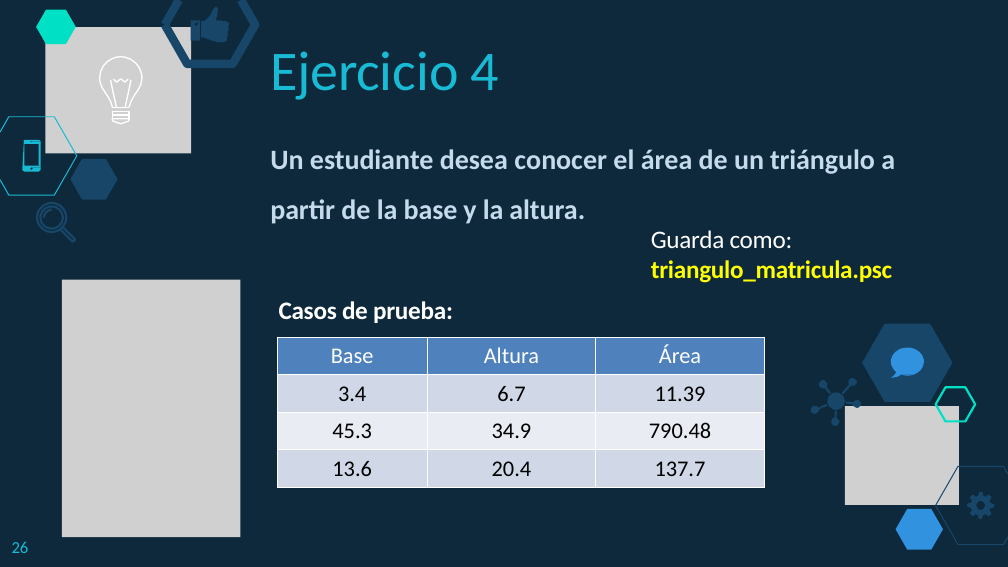
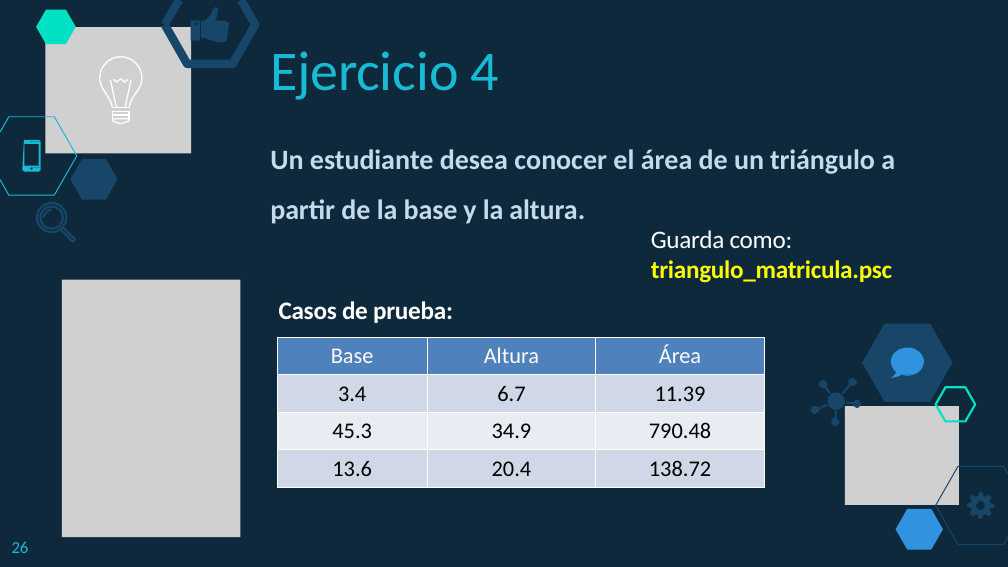
Before and after one commit to lizetheP/PensamientoC, a slide deck: slide 26 of Calendario2019/Presentaciones/1_3_DiagramasFlujo.pptx. Drawn at 1008x567 pixels with LibreOffice and Linux fonts; fonts in the diff are those of the drawing; grey boxes stand for pictures. Boxes give left, top, right and bottom in pixels: in the first picture for what was removed or moved away, otherwise in the second. Text is boxed around its words. In the diff, an @@ line names an element or a change of style, - is before the commit and + after.

```diff
--- a/Calendario2019/Presentaciones/1_3_DiagramasFlujo.pptx
+++ b/Calendario2019/Presentaciones/1_3_DiagramasFlujo.pptx
@@ table at (x1=277, y1=338, x2=764, y2=486) @@
-row 4, column 3: 137.7
+row 4, column 3: 138.72
```
Also in this commit, not shown: 18 other files.
